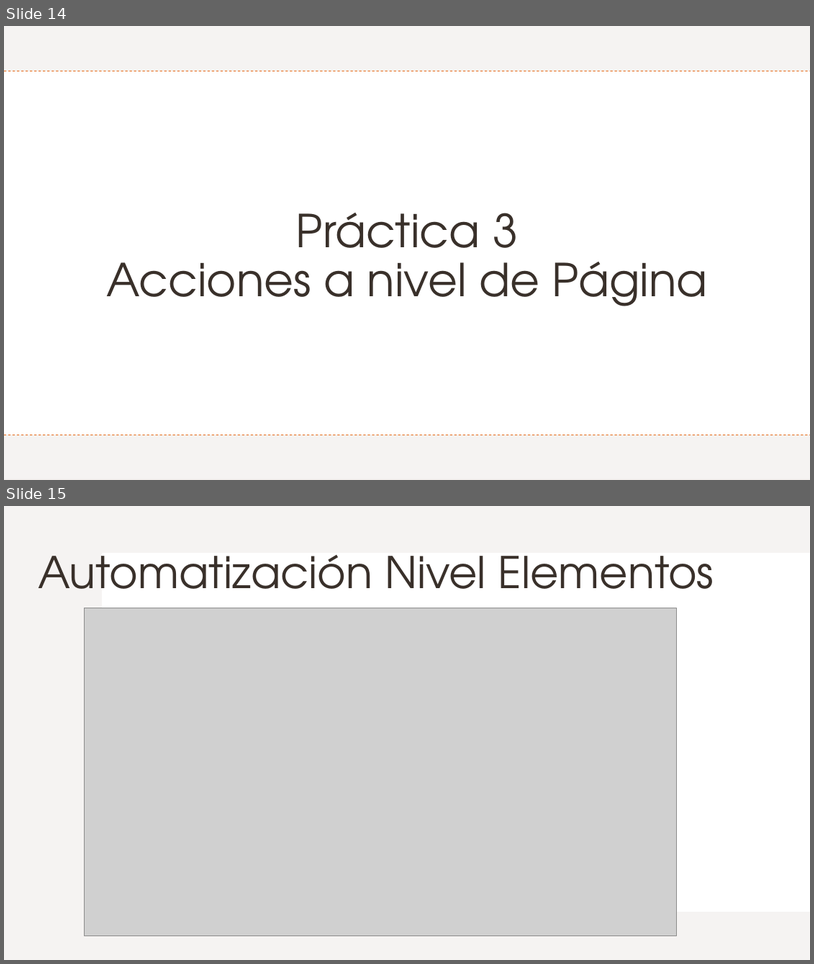
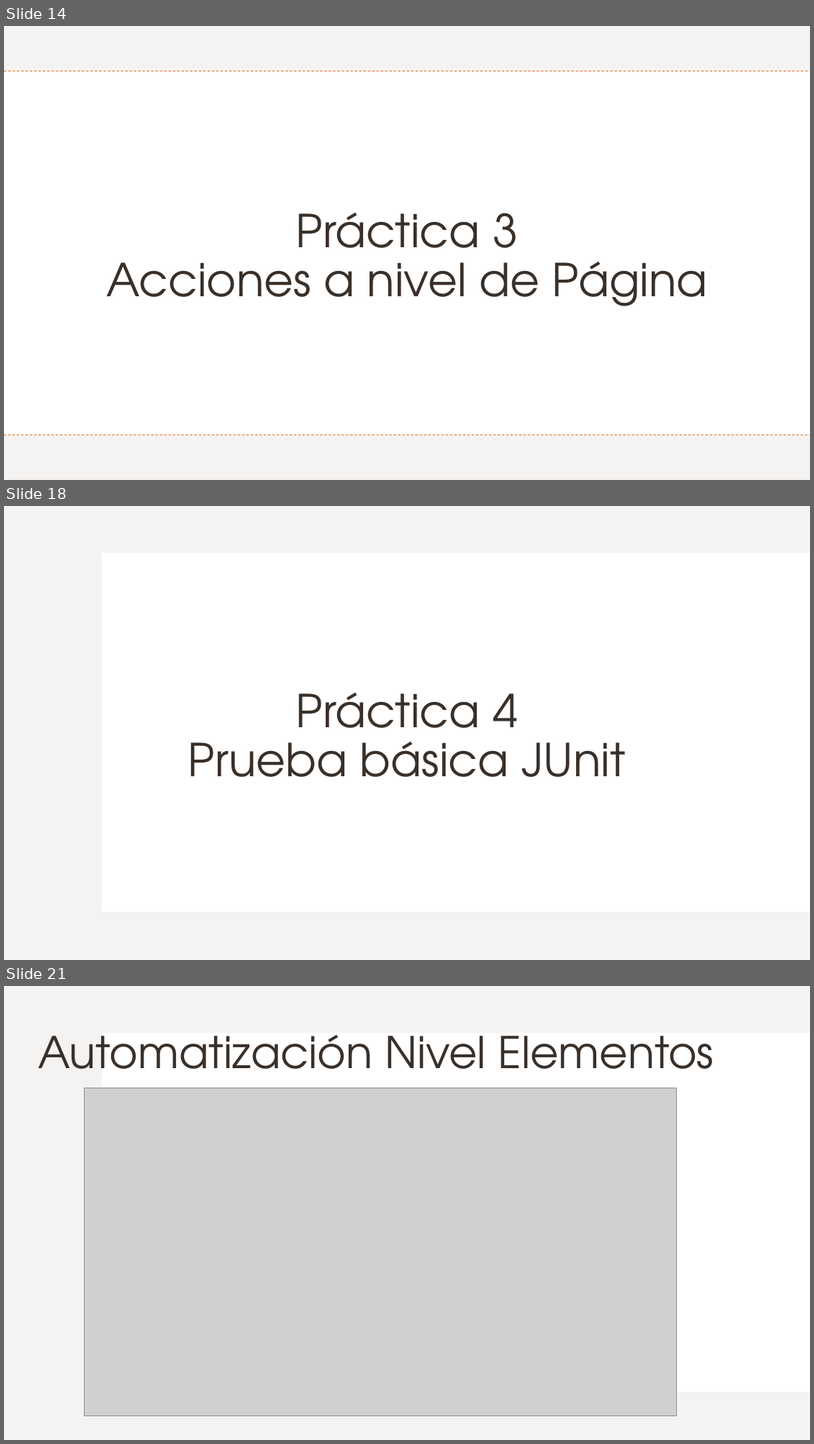
Before and after one commit to Charris1904/automation-qa-sessions, a slide deck: files/4. Selenium.pptx. Shown one above the other, each under a label of ours: slides 14 and 15 before the commit, slides 14, 18 and 21 after it; the slides between them are not shown. The pictures are 814x964 and 814x1444 pixels, drawn with LibreOffice and Linux fonts; fonts in the diff are those of the drawing; grey boxes stand for pictures. Boxes give left, top, right and bottom in pixels: in the first picture for what was removed or moved away, otherwise in the second. Text is boxed around its words. In the diff, an @@ line names an element or a change of style, - is before the commit and + after.

```diff
--- a/files/4. Selenium.pptx
+++ b/files/4. Selenium.pptx
@@ slide 18 added at bbox=[4, 506, 810, 960], background #FFFFFF; not listed: 2 template elements that a slide beside it also shows @@
@@ title added at bbox=[188, 692, 626, 777], 54 pt, text #39302A @@
+Práctica 4
+Prueba básica JUnit
@@ what was slide 15 is now slide 21 @@
```
Also in this commit, not shown: 1 slide changed, 5 other slides added.
